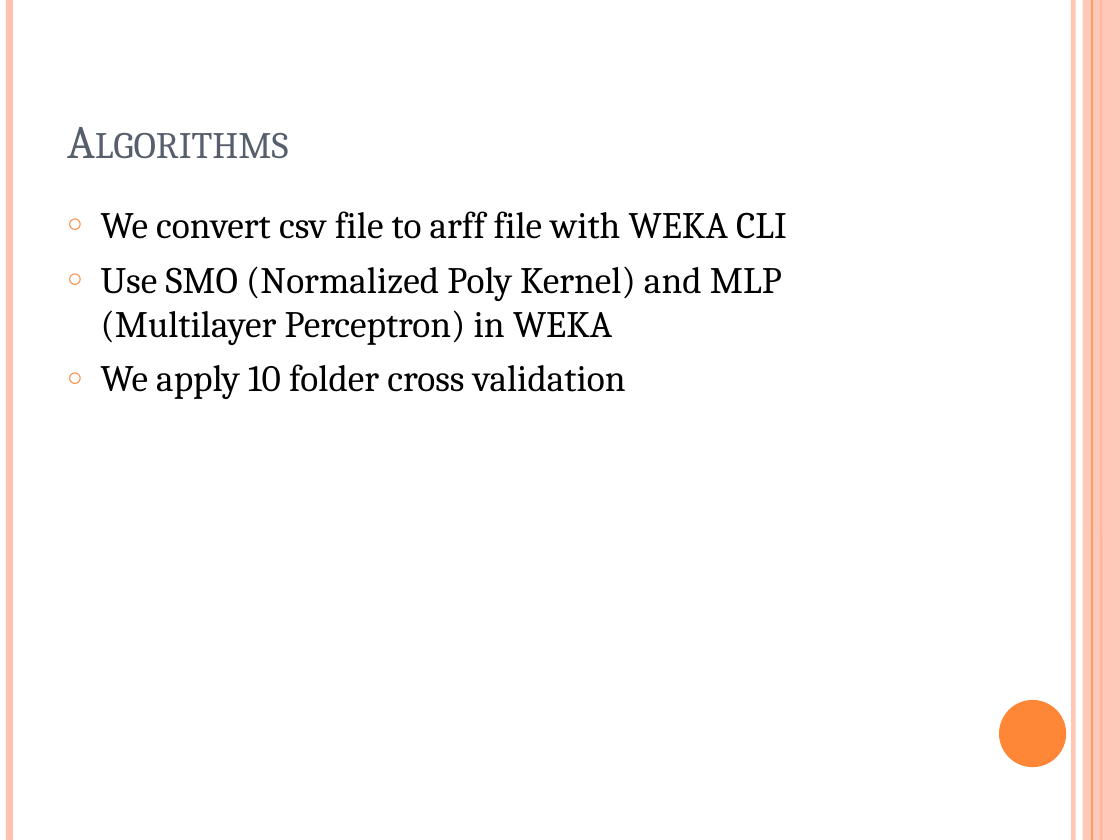
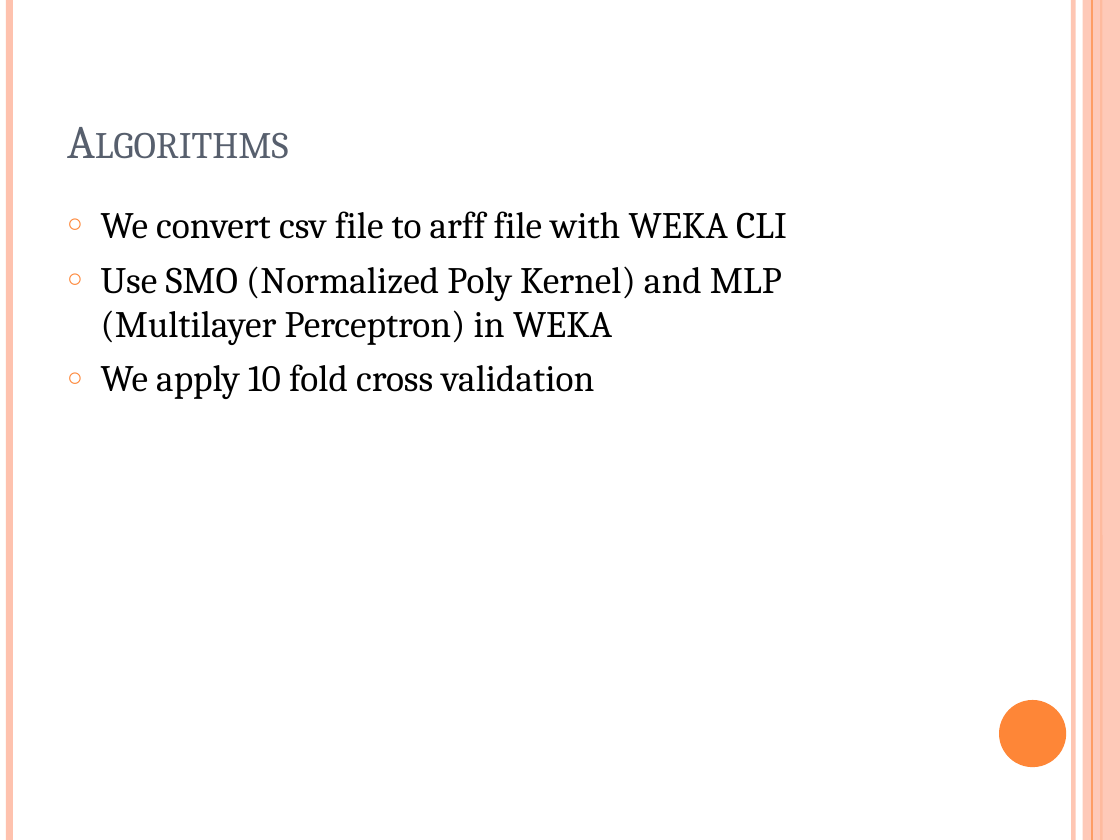
Before and after one commit to ttang10/Organization_Detection_ML, a slide deck: slide 19 of Organization Detection.pptx. Drawn at 1120x840 pixels with LibreOffice and Linux fonts; fonts in the diff are those of the drawing. Boxes give left, top, right and bottom in pixels: in the first picture for what was removed or moved away, otherwise in the second. Text is boxed around its words. In the diff, an @@ line names an element or a change of style, - is before the commit and + after.

```diff
--- a/Organization Detection.pptx
+++ b/Organization Detection.pptx
@@ text at (101,364,594,399): text changed @@
-○ We apply 10 folder cross validation
+○ We apply 10 fold cross validation
```
Also in this commit, not shown: 2 other slides changed, 8 other files.
